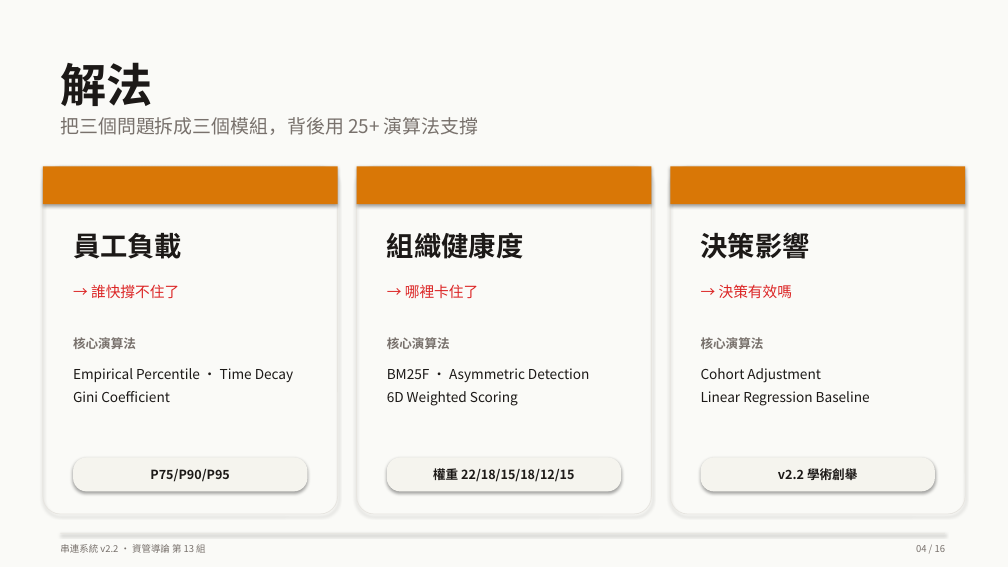
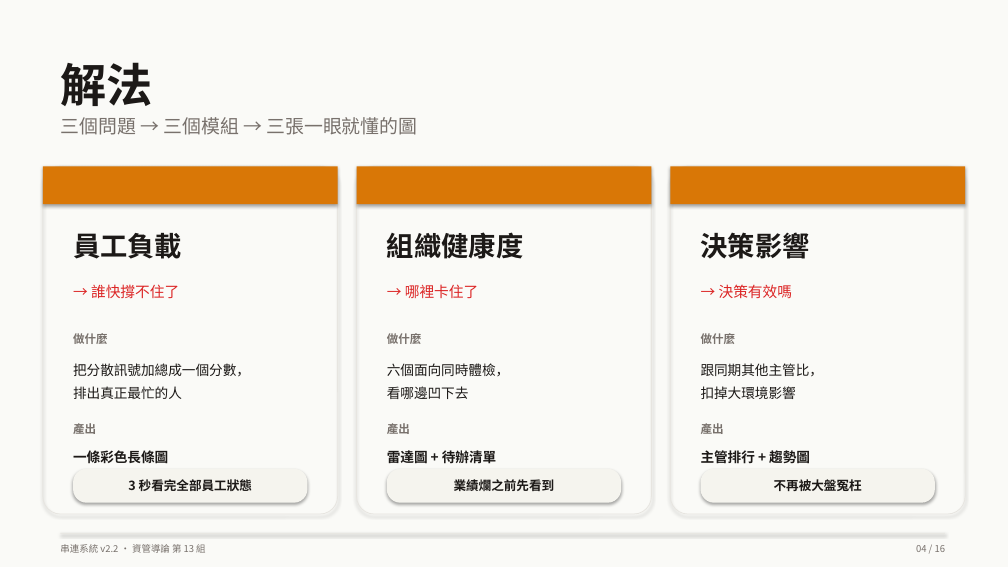
Before and after one commit to Peter2594/chuanlien-system-v2, a slide deck: slide 4 of docs/串連系統_簡報.pptx. Drawn at 1008x567 pixels with LibreOffice and Linux fonts; fonts in the diff are those of the drawing. Boxes give left, top, right and bottom in pixels: in the first picture for what was removed or moved away, otherwise in the second. Text is boxed around its words. In the diff, an @@ line names an element or a change of style, - is before the commit and + after.

Commit message:
docs(slides): 解法總覽頁去黑話 — 改為「做什麼/產出/一句直覺結論」
之前的版本前後不一致：
- 中段塞英文演算法名（Empirical Percentile / BM25F / Cohort Adjustment...）
- 底部 pill 放抽象數字（P75/P90/P95、權重 22/18/15/18/12/15）
- "v2.2 學術創舉" 自吹自擂

改為直覺三段式：
  → 主管在問什麼（誰快撐不住 / 哪裡卡住 / 決策有效嗎）
  做什麼（一句白話描述）
  產出（具體 UI 物件）
  + 底部一句直覺結論

對齊整份簡報「先講白話、深度留給後面分頁」的原則。

```diff
--- a/docs/串連系統_簡報.pptx
+++ b/docs/串連系統_簡報.pptx
@@ text at (60,117,417,135): text changed @@
-把三個問題拆成三個模組，背後用 25+ 演算法支撐
+三個問題 → 三個模組 → 三張一眼就懂的圖
@@ text removed at (73,337,136,349) @@
-核心演算法
@@ text added at (73,333,108,344), 11 pt, text #78716C, bold @@
+做什麼
@@ text removed at (387,337,450,349) @@
-核心演算法
@@ text added at (387,333,422,344), 11 pt, text #78716C, bold @@
+做什麼
@@ text removed at (701,337,764,349) @@
-核心演算法
@@ text added at (701,333,736,344), 11 pt, text #78716C, bold @@
+做什麼
@@ text removed at (73,368,294,402) @@
-Empirical Percentile · Time Decay
-Gini Coefficient
@@ text added at (73,363,250,399), 13 pt, text #1C1917 @@
+把分散訊號加總成一個分數，
+排出真正最忙的人
@@ text removed at (387,368,590,406) @@
-BM25F · Asymmetric Detection
-6D Weighted Scoring
@@ text added at (387,363,510,399), 13 pt, text #1C1917 @@
+六個面向同時體檢，
+看哪邊凹下去
@@ text removed at (701,368,870,406) @@
-Cohort Adjustment
-Linear Regression Baseline
@@ text added at (701,363,824,399), 13 pt, text #1C1917 @@
+跟同期其他主管比，
+扣掉大環境影響
@@ text added at (73,423,96,434), 11 pt, text #78716C, bold @@
+產出
@@ text added at (387,423,410,434), 11 pt, text #78716C, bold @@
+產出
@@ text added at (387,449,496,467), 13 pt, text #1C1917, bold @@
+雷達圖 + 待辦清單
@@ text added at (701,423,724,434), 11 pt, text #78716C, bold @@
+產出
@@ text added at (701,449,810,467), 13 pt, text #1C1917, bold @@
+主管排行 + 趨勢圖
@@ rounded rectangle removed at (73,457,308,492) @@
-P75/P90/P95
@@ text added at (73,450,168,463), 13 pt, text #1C1917, bold @@
+一條彩色長條圖
@@ rounded rectangle added at (73,469,308,503), fill #F5F4EE, 12 pt, text #1C1917, bold @@
+3 秒看完全部員工狀態
@@ rounded rectangle removed at (387,457,622,492) @@
-權重 22/18/15/18/12/15
@@ rounded rectangle added at (387,469,622,503), fill #F5F4EE, 12 pt, text #1C1917, bold @@
+業績爛之前先看到
@@ rounded rectangle removed at (701,457,935,492) @@
-v2.2 學術創舉
@@ rounded rectangle added at (701,469,935,503), fill #F5F4EE, 12 pt, text #1C1917, bold @@
+不再被大盤冤枉
```
Also in this commit, not shown: 1 other file.
